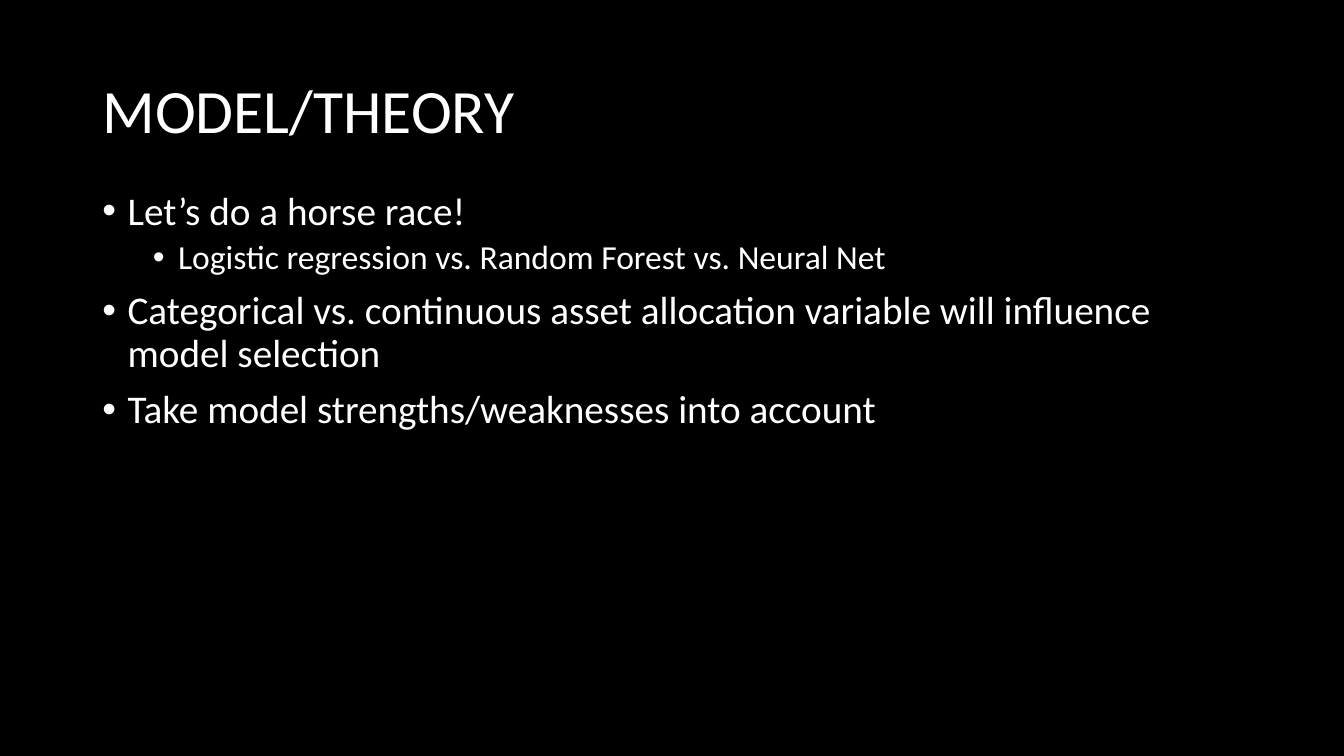
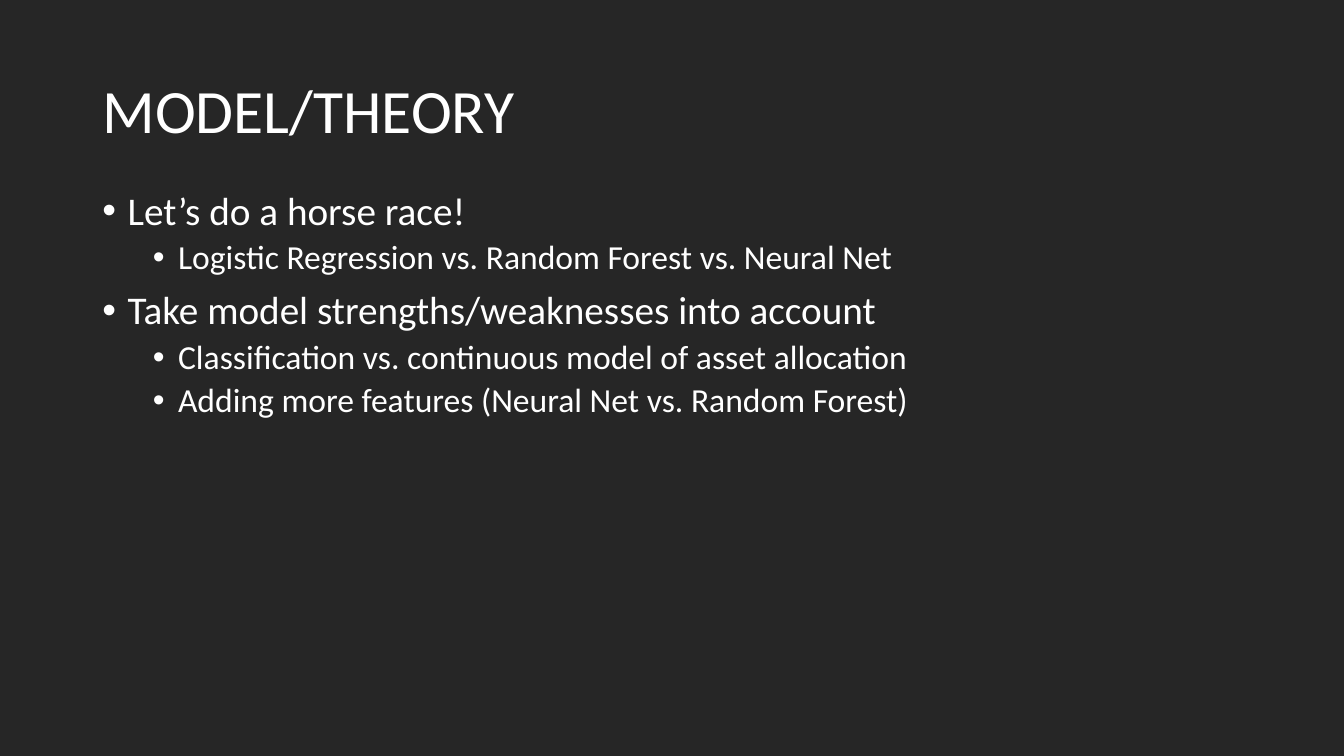
Before and after one commit to bethbailey/MACS30200proj, a slide deck: slide 7 of Proposal/Bailey_Proposal.pptx. Drawn at 1344x756 pixels with LibreOffice and Linux fonts; fonts in the diff are those of the drawing. Boxes give left, top, right and bottom in pixels: in the first picture for what was removed or moved away, otherwise in the second. Text is boxed around its words. In the diff, an @@ line names an element or a change of style, - is before the commit and + after.

```diff
--- a/Proposal/Bailey_Proposal.pptx
+++ b/Proposal/Bailey_Proposal.pptx
@@ background #000000 to #262626 @@
@@ text at [178, 245, 891, 275]: text changed; size 28 to 24 pt @@
-  • Logistic regression vs. Random Forest vs. Neural Net
-• Categorical vs. continuous asset allocation variable will influence model selection
+  • Logistic Regression vs. Random Forest vs. Neural Net
@@ text at [178, 345, 908, 418]: paragraphs added @@
+  • Classification vs. continuous model of asset allocation
+  • Adding more features (Neural Net vs. Random Forest)
```
Also in this commit, not shown: 9 other slides changed, 1 other file.
